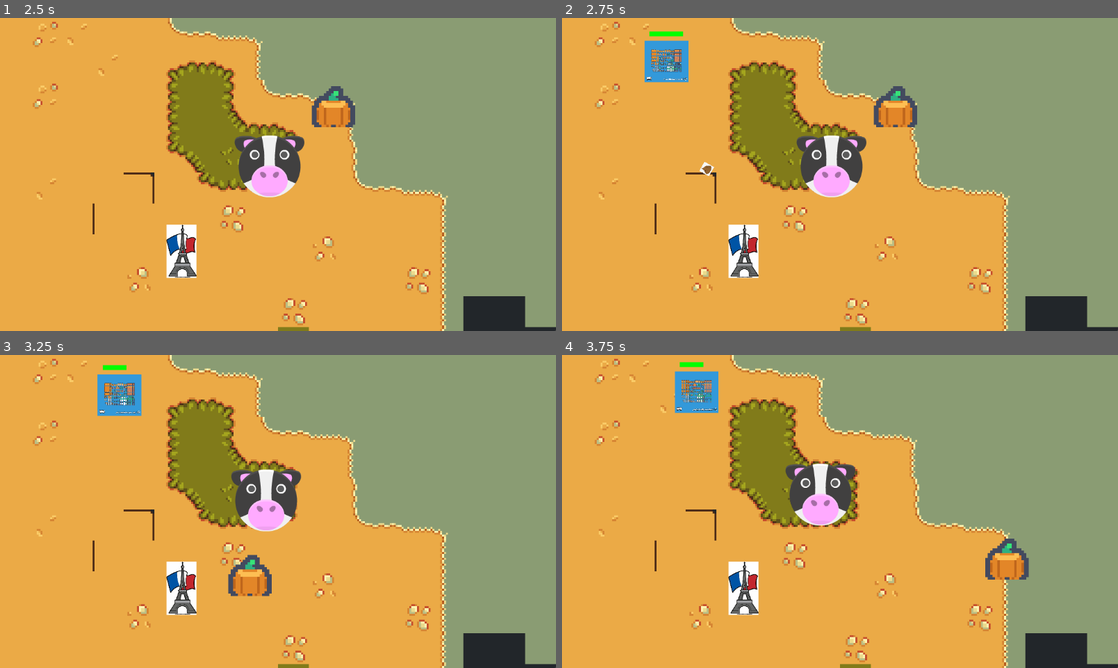
Above: before the commit, frames 1-4 (two rows, left to right).
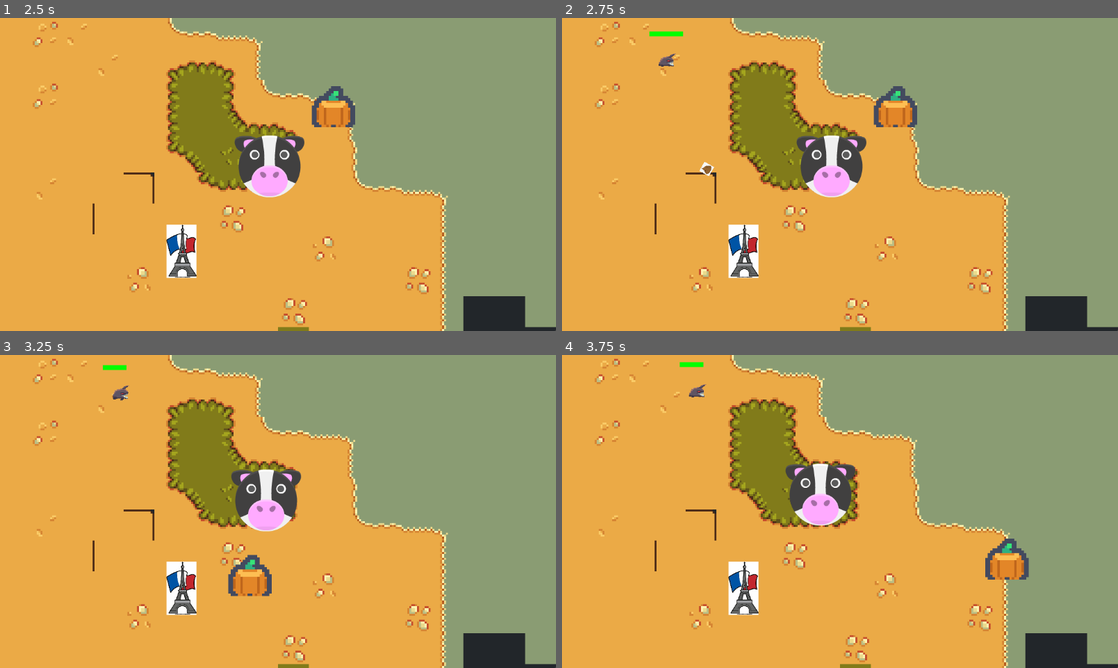
Above: after the commit, the same moments.

Repository: goessm/magic-poop
Game: Godot game, scene res://poop_game.tscn
Same seed, same stepped clock (60 frames per second), same inputs: the game is played once before the commit and once after it.
Inputs (mouse positions are in pixels of both pictures, inside the frame that each line leads up to):
- Up to frame 1 (2.5 s): tap Enter at 0.5 s; move the mouse to (400, 158) at 0.52 s; move the mouse to (166, 190) at 1.27 s; move the mouse to (333, 105) at 2.02 s
- Up to frame 2 (2.75 s): no input
- Up to frame 3 (3.25 s): move the mouse to (250, 574) at 2.77 s
- Up to frame 4 (3.75 s): move the mouse to (1006, 558) at 3.52 s

Frame 1 is identical in both runs. In frame 2, 1.1% of the frame differs, in the area x 14-23%, y 7-21%; in frame 3, 1.1%; in frame 4, 1.1%.

Commit message:
use sprite sheet

Diff:
--- a/TowerScene/Entities/enemy.gd
+++ b/TowerScene/Entities/enemy.gd
@@ -7,6 +7,7 @@
 @export var path_follow: PathFollow2D
 @export var sprite: Sprite2D
 @export var health_bar: ProgressBar
+@onready var animated_sprite_2d: AnimatedSprite2D = $AnimatedSprite2D
 
 var _dead = false
 
@@ -15,6 +16,7 @@
 	health.init(100)
 	health.health_changed.connect(_on_health_changed)
 	position = path_follow.position
+	animated_sprite_2d.play("run")
 
 # Called every frame. 'delta' is the elapsed time since the previous frame.
 func _process(delta):
@@ -22,7 +24,7 @@
 	path_follow.progress += 64.0 * delta
 	var last_pos = position
 	position = path_follow.position
-	sprite.flip_h = position.x >= last_pos.x
+	animated_sprite_2d.flip_h = position.x < last_pos.x
 	#rotation = path_follow.rotation
 	pass
 
--- a/TowerScene/Entities/enemy.tscn
+++ b/TowerScene/Entities/enemy.tscn
@@ -1,8 +1,9 @@
-[gd_scene load_steps=9 format=3 uid="uid://b3g5qsobrhd03"]
+[gd_scene load_steps=10 format=3 uid="uid://b3g5qsobrhd03"]
 
 [ext_resource type="Script" path="res://TowerScene/Entities/enemy.gd" id="1_3ijvh"]
 [ext_resource type="Script" path="res://TowerScene/Entities/health.gd" id="2_voaf2"]
 [ext_resource type="Texture2D" uid="uid://cui2ehkly2nsi" path="res://Assets/Placeholders/Kenney/Farm/Preview.png" id="3_tw6h1"]
+[ext_resource type="SpriteFrames" uid="uid://cucs3j4e3gunc" path="res://Assets/Enemies/Enemy1/enemy1-spritesheet.tres" id="4_ybr1x"]
 
 [sub_resource type="CircleShape2D" id="CircleShape2D_xydy7"]
 radius = 45.0
@@ -36,6 +37,7 @@
 script = ExtResource("2_voaf2")
 
 [node name="Sprite2D" type="Sprite2D" parent="."]
+visible = false
 scale = Vector2(0.0985172, 0.166978)
 texture = ExtResource("3_tw6h1")
 
@@ -57,3 +59,8 @@
 theme_override_styles/fill = SubResource("StyleBoxFlat_w4bgk")
 value = 100.0
 show_percentage = false
+
+[node name="AnimatedSprite2D" type="AnimatedSprite2D" parent="."]
+position = Vector2(0, -21)
+sprite_frames = ExtResource("4_ybr1x")
+animation = &"bite"
